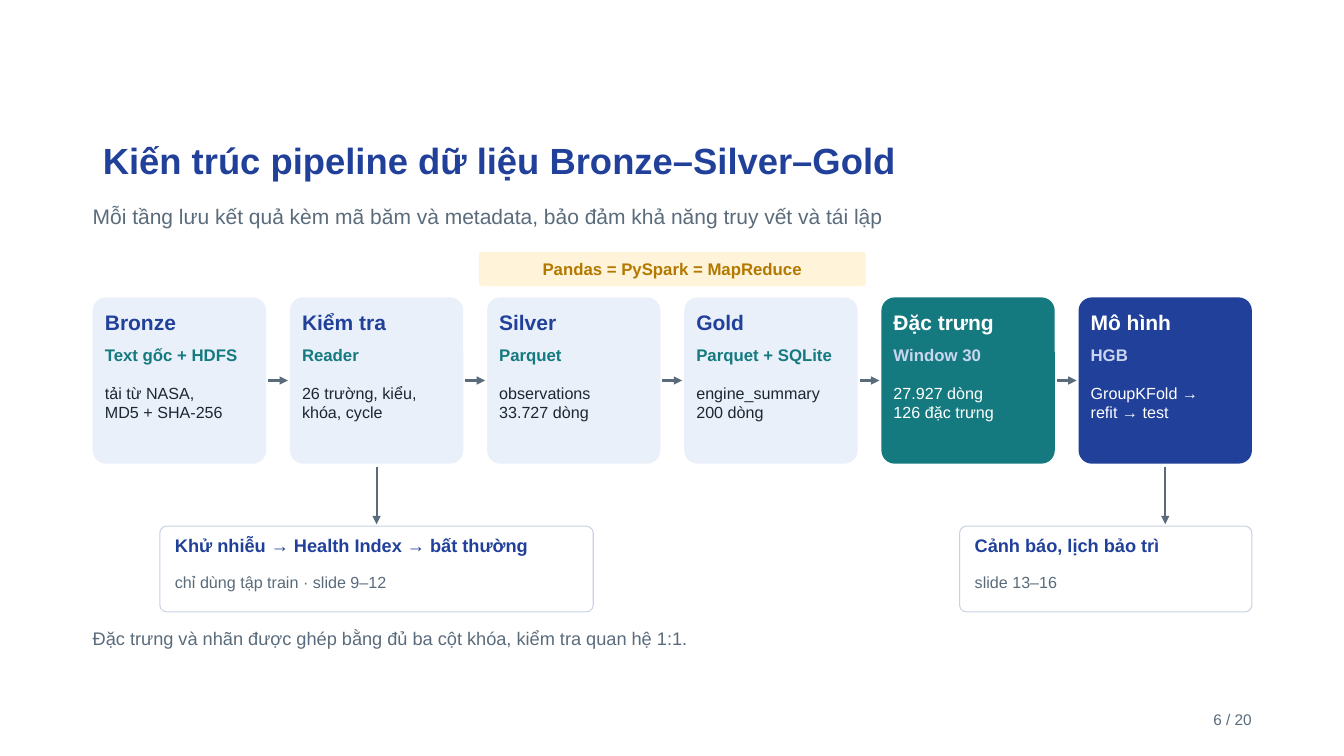
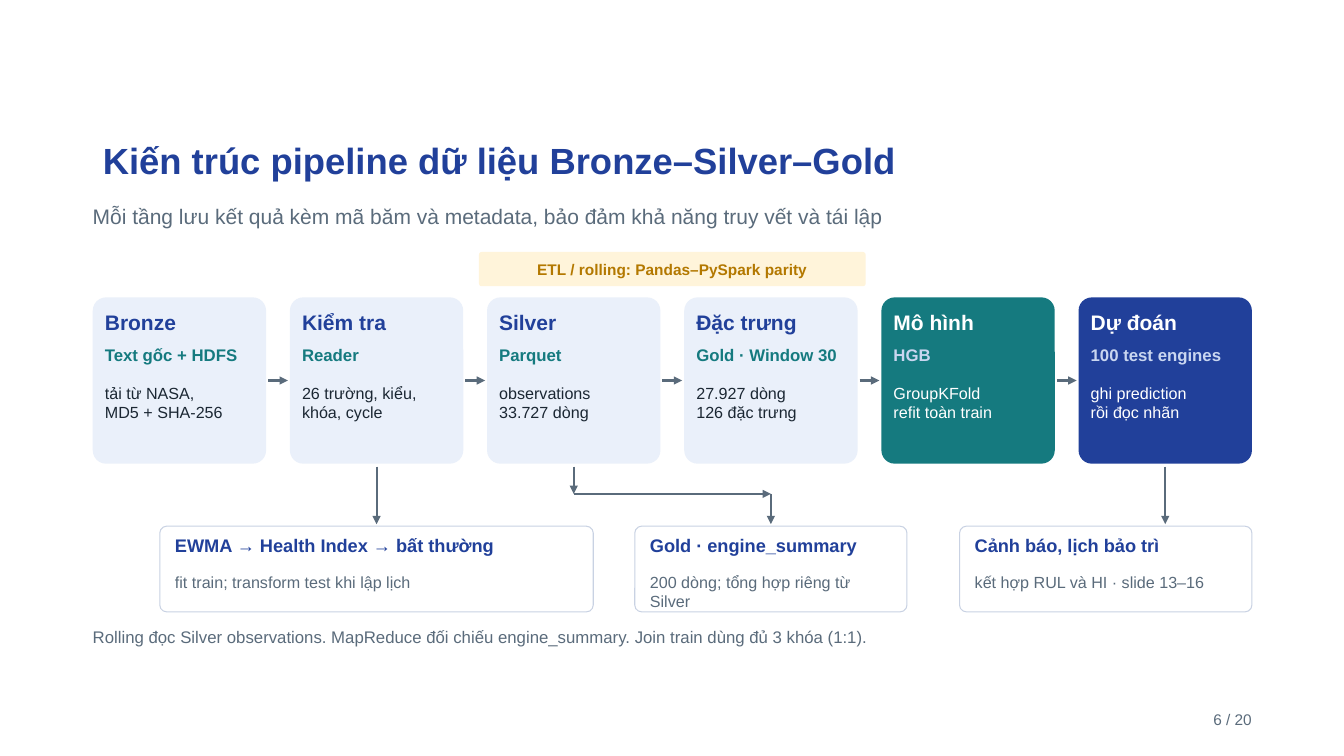
Before and after one commit to ti014/tinasa-cmapss-rul-prediction, a slide deck: slide 6 of slides/cmapss_fd001_presentation.pptx. Drawn at 1344x756 pixels with LibreOffice and Linux fonts; fonts in the diff are those of the drawing; background and template pictures are left out. Boxes give left, top, right and bottom in pixels: in the first picture for what was removed or moved away, otherwise in the second. Text is boxed around its words. In the diff, an @@ line names an element or a change of style, - is before the commit and + after.

Commit message:
docs(pipeline): sync documentation and diagrams with implementation

```diff
--- a/slides/cmapss_fd001_presentation.pptx
+++ b/slides/cmapss_fd001_presentation.pptx
@@ text at box(537, 264, 807, 278): text changed; size 12 to 11 pt @@
-Pandas = PySpark = MapReduce
+ETL / rolling: Pandas–PySpark parity
@@ text "Đặc trưng": place and size @@
-text "Đặc trưng" at box(893, 314, 994, 334)
+text "Đặc trưng" at box(696, 314, 797, 334)
@@ text "Đặc trưng" at box(696, 314, 797, 334): text colour #FFFFFF to #21409A @@
@@ text removed at box(696, 314, 744, 330) @@
-Gold
@@ text "Mô hình": place and size @@
-text "Mô hình" at box(1091, 314, 1171, 330)
+text "Mô hình" at box(893, 314, 974, 330)
@@ text added at box(1091, 314, 1177, 334), 15 pt, text #FFFFFF, bold @@
+Dự đoán
@@ text at box(696, 349, 837, 361): text changed @@
-Parquet + SQLite
+Gold · Window 30
@@ text "HGB": place and size @@
-text "HGB" at box(1091, 349, 1128, 361)
+text "HGB" at box(893, 349, 930, 361)
@@ text removed at box(893, 349, 981, 361) @@
-Window 30
@@ text added at box(1091, 349, 1221, 365), 12 pt, text #C9D6F0, bold @@
+100 test engines
@@ text "27.927 dòng 126 đặc trưng": place and size @@
-text "27.927 dòng 126 đặc trưng" at box(893, 387, 994, 422)
+text "27.927 dòng 126 đặc trưng" at box(696, 387, 797, 422)
@@ text "27.927 dòng 126 đặc trưng" at box(696, 387, 797, 422): text colour #FFFFFF to #1B2733 @@
@@ text added at box(893, 387, 992, 418), 11.5 pt, text #FFFFFF @@
+GroupKFold
+refit toàn train
@@ text at box(1091, 387, 1187, 421): text changed @@
-GroupKFold →
-refit → test
+ghi prediction
+rồi đọc nhãn
@@ arrow added from (574, 467) to (574, 494), #5A6B7B 1.5 pt @@
@@ arrow added from (574, 494) to (771, 494), #5A6B7B 1.5 pt @@
@@ arrow added from (771, 494) to (771, 524), #5A6B7B 1.5 pt @@
@@ text at box(175, 538, 493, 556): text changed @@
-Khử nhiễu → Health Index → bất thường
+EWMA → Health Index → bất thường
@@ rounded rectangle added at box(635, 526, 907, 612), fill #FFFFFF, outline #C9D2E3 0.75 pt @@
@@ text at box(650, 538, 856, 556): text changed; size 11.5 to 13 pt; text colour #1B2733 to #21409A; bold on @@
-engine_summary
-200 dòng
+Gold · engine_summary
@@ text at box(175, 576, 410, 592): text changed @@
-chỉ dùng tập train · slide 9–12
+fit train; transform test khi lập lịch
@@ text added at box(650, 575, 850, 607), 11.5 pt, text #5A6B7B @@
+200 dòng; tổng hợp riêng từ Silver
@@ text at box(975, 575, 1204, 592): text changed @@
-slide 13–16
+kết hợp RUL và HI · slide 13–16
@@ text at box(93, 630, 867, 647): text changed; size 13 to 12 pt @@
-Đặc trưng và nhãn được ghép bằng đủ ba cột khóa, kiểm tra quan hệ 1:1.
+Rolling đọc Silver observations. MapReduce đối chiếu engine_summary. Join train dùng đủ 3 khóa (1:1).
```
Also in this commit, not shown: 1 other slide changed, 21 other files.
